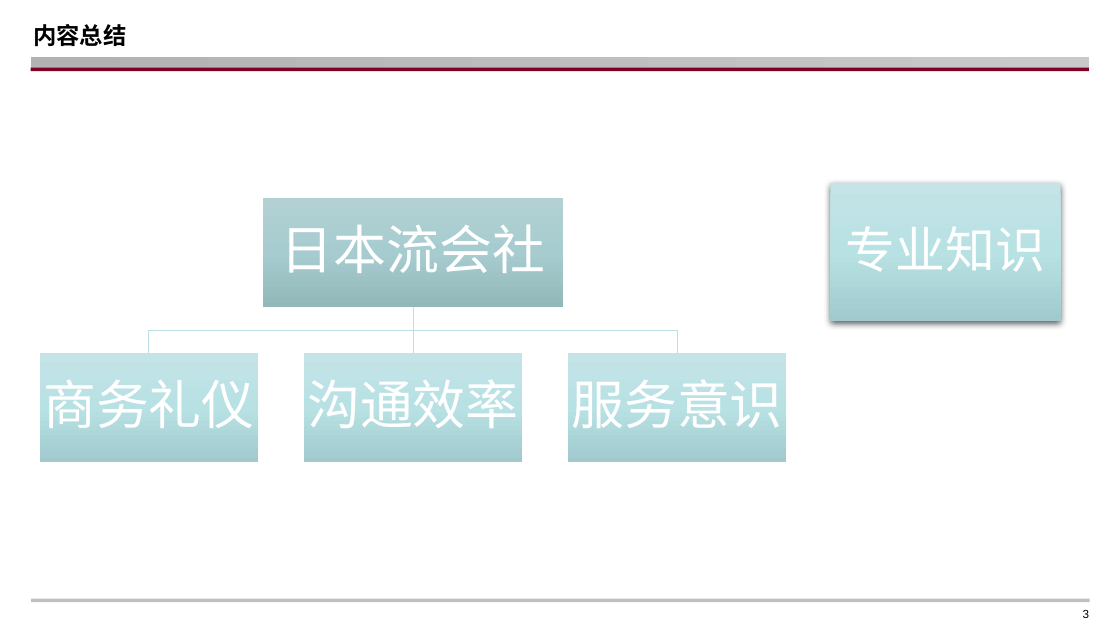
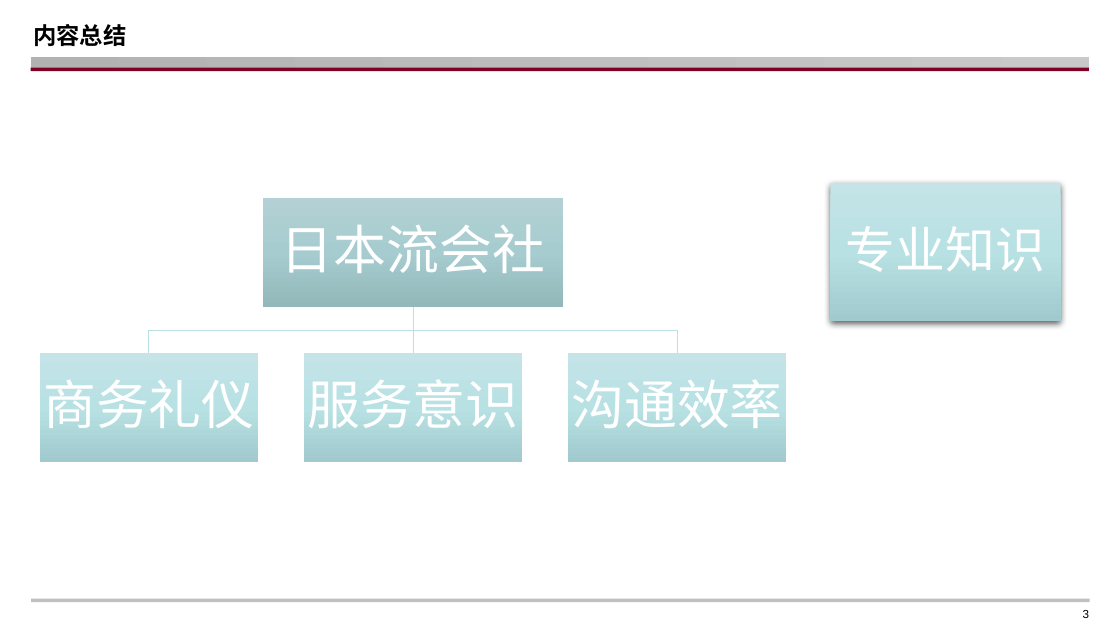
Before and after one commit to WSpie/Tour_plan_Flask, a slide deck: slide 3 of Internship_presentation_LipaiHuang.pptx. Drawn at 1120x630 pixels with LibreOffice and Linux fonts; fonts in the diff are those of the drawing; background and template pictures are left out. Boxes give left, top, right and bottom in pixels: in the first picture for what was removed or moved away, otherwise in the second. Text is boxed around its words. In the diff, an @@ line names an element or a change of style, - is before the commit and + after.

```diff
--- a/Internship_presentation_LipaiHuang.pptx
+++ b/Internship_presentation_LipaiHuang.pptx
@@ text "服务意识": place and size @@
-text "服务意识" at (571, 379, 782, 428)
+text "服务意识" at (307, 379, 518, 428)
@@ text "沟通效率": place and size @@
-text "沟通效率" at (307, 379, 518, 428)
+text "沟通效率" at (571, 379, 782, 428)
```
Also in this commit, not shown: 7 other slides changed, 1 slide added, 3 slides removed.
